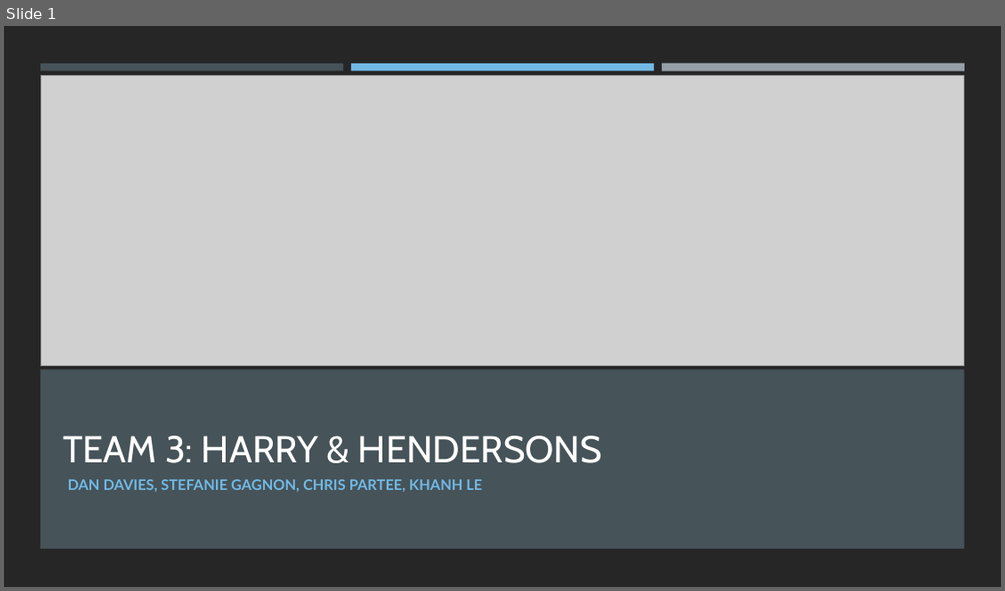
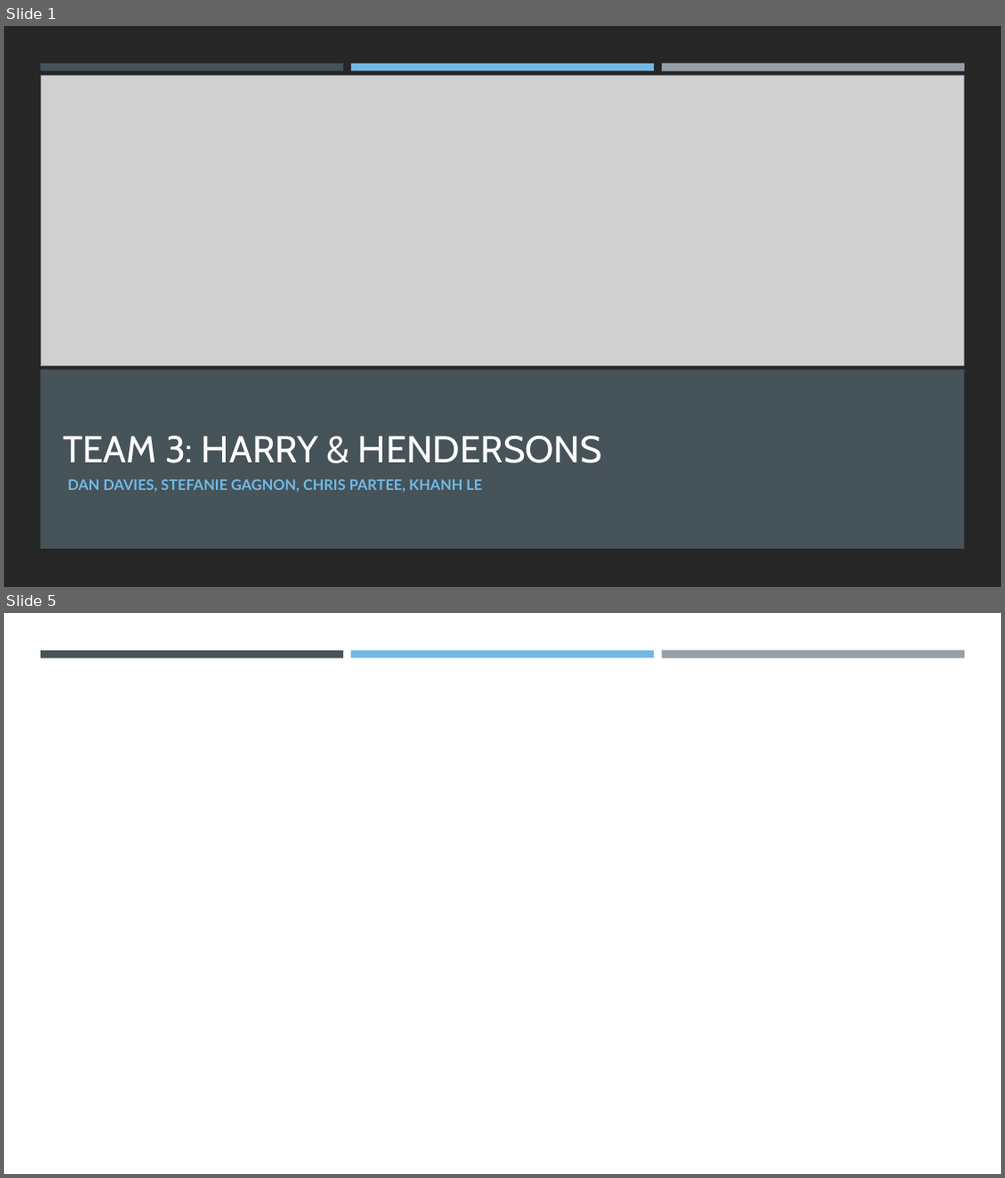
Before and after one commit to CBPher24/Where_has_bigfoot_been, a slide deck: Team 3.pptx. Shown one above the other, each under a label of ours: slide 1 before the commit, slides 1 and 5 after it; the slides between them are not shown. The pictures are 1005x591 and 1005x1178 pixels, drawn with LibreOffice and Linux fonts; fonts in the diff are those of the drawing; grey boxes stand for pictures; background and template pictures are left out. Boxes give left, top, right and bottom in pixels: in the first picture for what was removed or moved away, otherwise in the second. Text is boxed around its words. In the diff, an @@ line names an element or a change of style, - is before the commit and + after.

```diff
--- a/Team 3.pptx
+++ b/Team 3.pptx
@@ slide 5 added at (4,613,1001,1174), background picture (left out) @@
@@ rectangle added at (40,650,343,657), fill #465359 @@
@@ rectangle added at (351,650,654,657), fill #71B9E4 @@
@@ rectangle added at (662,650,964,658), fill #969FA7 @@
```
Also in this commit, not shown: 8 slides changed, 9 other slides added, 4 slides removed, 4 other files.
